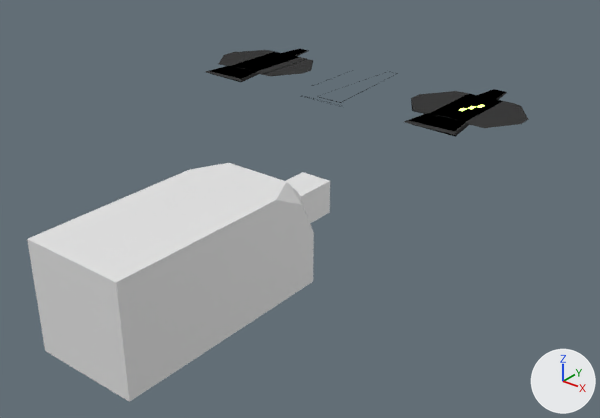
What one commit did to the Blender file 2023_12/Own Projects/BloomingShip2.blend.
The view is the same before and after, from a camera (50 mm lens) standing at (39.4, -79.0, 29.8) and looking at (-7.1, -20.9, -6.2). Lighting does not change. The marker at lower right points along +X, +Y and +Z.
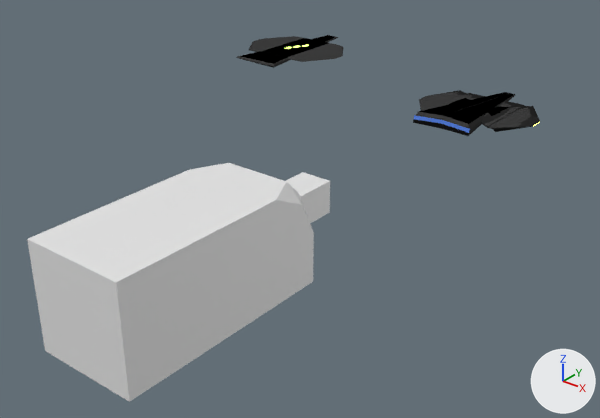
Boxes [x1, y1, x2, y2] around the edits, measured in the pictures (600 x 418 px):
'Alt_Plane', reshaped, moved, modifiers changed (19% wider, 38% taller)
    before: [206, 49, 313, 82]
    after: [413, 90, 540, 136]
'Plane', moved
    before: [301, 70, 528, 137]
    after: [236, 35, 343, 68]
'Cube.002', moved (not visible afterwards)
    before: [459, 108, 467, 111]
'Cube.001', moved (not visible afterwards)
    before: [477, 105, 485, 108]
'Cube', moved (not visible afterwards)
    before: [467, 106, 475, 109]
part 1 of me_plane_001, deleted
    before: [206, 49, 313, 82]
part 2 of me_plane_001, added
    after: [413, 90, 540, 136]

Diff of the bpy script that builds the scene:
```diff
--- a/2023_12/Own Projects/BloomingShip2.blend.py
+++ b/2023_12/Own Projects/BloomingShip2.blend.py
@@ mat_material_005 @@
+mat_material_005 = principled_material('Material.005')
+mat_material_005.base_color = (0.0984, 0.236, 0.828)  # blue #5885eb
+mat_material_005.metallic = 0.362
+mat_material_005.roughness = 0.327
+mat_material_005.specular_ior_level = 0.453
@@ me_plane_001 @@
 # used by ob_alt_plane; location = (-15.07, 0.0, 0.0); scale = (4.66, 4.66, 4.66)
-me_plane_001.from_pydata(...)  # 235 vertices, 190 faces; spans x -4.51..-1.65, y -1.73..1.71, z -0.03..0.04
+me_plane_001.from_pydata(...)  # 153 vertices, 125 faces; spans x -0.08..1.47, y 1.66..5.1, z -0.14..0.26
+# me_plane_001 part 1: 235 vertices removed from x -4.51..-1.65, y -1.73..1.71, z -0.03..0.04
+# me_plane_001 part 2: 153 vertices added at x -0.08..1.47, y 1.66..5.1, z -0.14..0.26
 me_plane_001.materials.append(mat_material_002)
 me_plane_001.materials.append(mat_material_003)
+me_plane_001.materials.append(mat_material_005)  # blue #5885eb
@@ ob_cube @@
 ob_cube = bpy.data.objects.new('Cube', me_cube_001)
-ob_cube.location = (0.0, 0.0, 0.23)
+ob_cube.location = (-26.68, 2.88, 1.97)
 ob_cube.scale = (0.251, 0.506, 0.0301)
@@ ob_plane @@
 ob_plane = bpy.data.objects.new('Plane', me_plane)
-ob_plane.location = (0.0, 0.0, 0.0)
+ob_plane.location = (-26.31, 2.88, 1.67)
 ob_plane.scale = (4.66, 4.66, 4.66)
@@ ob_cube_001 @@
 ob_cube_001 = bpy.data.objects.new('Cube.001', me_cube_002)
-ob_cube_001.location = (0.54, 1.11, 0.22)
+ob_cube_001.location = (-26.15, 3.98, 1.96)
 ob_cube_001.scale = (0.251, 0.506, 0.0301)
@@ ob_cube_002 @@
 ob_cube_002 = bpy.data.objects.new('Cube.002', me_cube_003)
-ob_cube_002.location = (-0.49, -1.11, 0.23)
+ob_cube_002.location = (-27.17, 1.76, 1.97)
 ob_cube_002.scale = (0.251, 0.506, 0.0301)
@@ ob_alt_plane @@
 ob_alt_plane = bpy.data.objects.new('Alt_Plane', me_plane_001)
-ob_alt_plane.location = (-15.07, 0.0, 0.0)
+ob_alt_plane.location = (0.6, -15.56, 0.27)
 ob_alt_plane.scale = (4.66, 4.66, 4.66)
@@ ob_alt_plane @@
 _m = ob_alt_plane.modifiers.new('Solidify', 'SOLIDIFY')
 _m.thickness = 0.006
+_m = ob_alt_plane.modifiers.new('Mirror', 'MIRROR')
 _m = ob_alt_plane.modifiers.new('Bevel', 'BEVEL')
@@ ob_alt_plane @@
 _m = ob_alt_plane.modifiers.new('Bevel', 'BEVEL')
 _m.width_pct = 0.0115
-_m.segments = 2
@@ ob_cube_004 @@
+ob_cube_004 = bpy.data.objects.new('Cube.004', me_cube_003.copy())  # the mesh of ob_cube_002
+ob_cube_004.location = (7.42, 0.26, -0.03)
+ob_cube_004.rotation_euler = (0.0, 1.571, 0.0)  # degrees (0, 90, 0)
+ob_cube_004.scale = (0.0486, 0.87, 0.0301)
+_m = ob_cube_004.modifiers.new('Bevel', 'BEVEL')
+_m.width = 0.07
+_m.width_pct = 0.07
+_m.segments = 3
```
